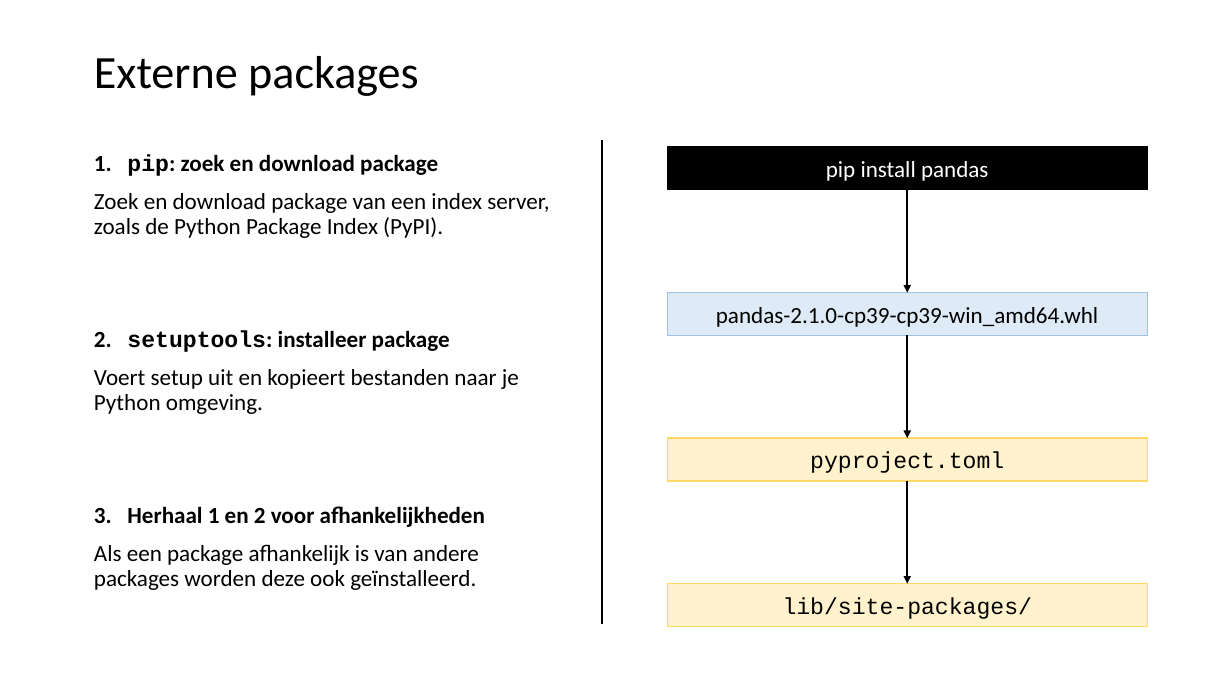
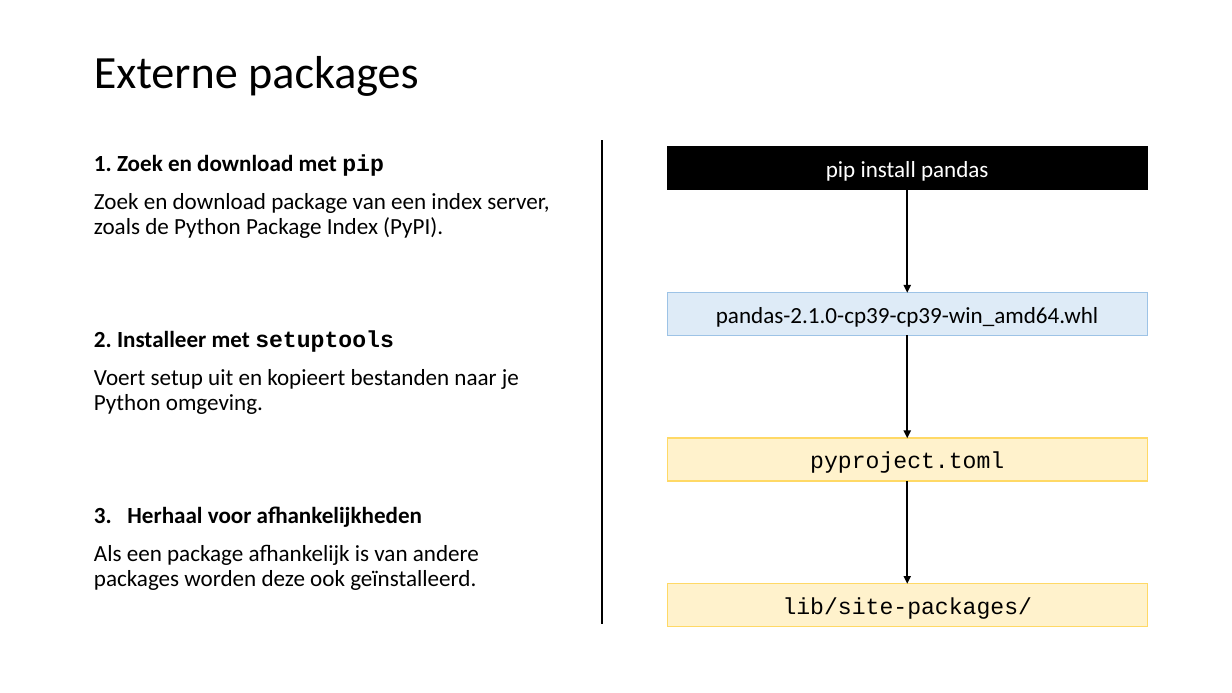
Before and after one commit to LFKoning/knowledge-sharing, a slide deck: slide 11 of python_course_4p/1_venv_package/1_venv_package.pptx. Drawn at 1232x693 pixels with LibreOffice and Linux fonts; fonts in the diff are those of the drawing. Boxes give left, top, right and bottom in pixels: in the first picture for what was removed or moved away, otherwise in the second. Text is boxed around its words. In the diff, an @@ line names an element or a change of style, - is before the commit and + after.

```diff
--- a/python_course_4p/1_venv_package/1_venv_package.pptx
+++ b/python_course_4p/1_venv_package/1_venv_package.pptx
@@ text at bbox=[94, 154, 384, 176]: text changed @@
-1. pip: zoek en download package
+1. Zoek en download met pip
@@ text at bbox=[94, 330, 394, 352]: text changed @@
-2. setuptools: installeer package
+2. Installeer met setuptools
@@ text at bbox=[94, 506, 422, 527]: text changed @@
-3. Herhaal 1 en 2 voor afhankelijkheden
+3. Herhaal voor afhankelijkheden
```
Also in this commit, not shown: 8 other slides changed, 2 slides added, 1 other file.
